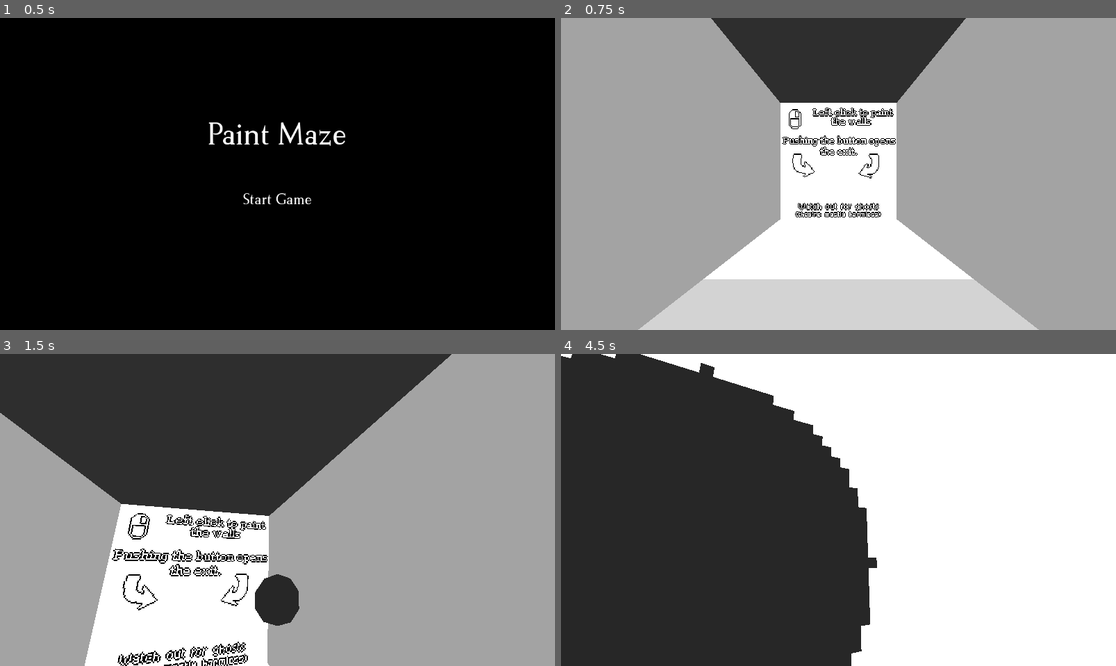
Above: before the commit, frames 1-4 (two rows, left to right).
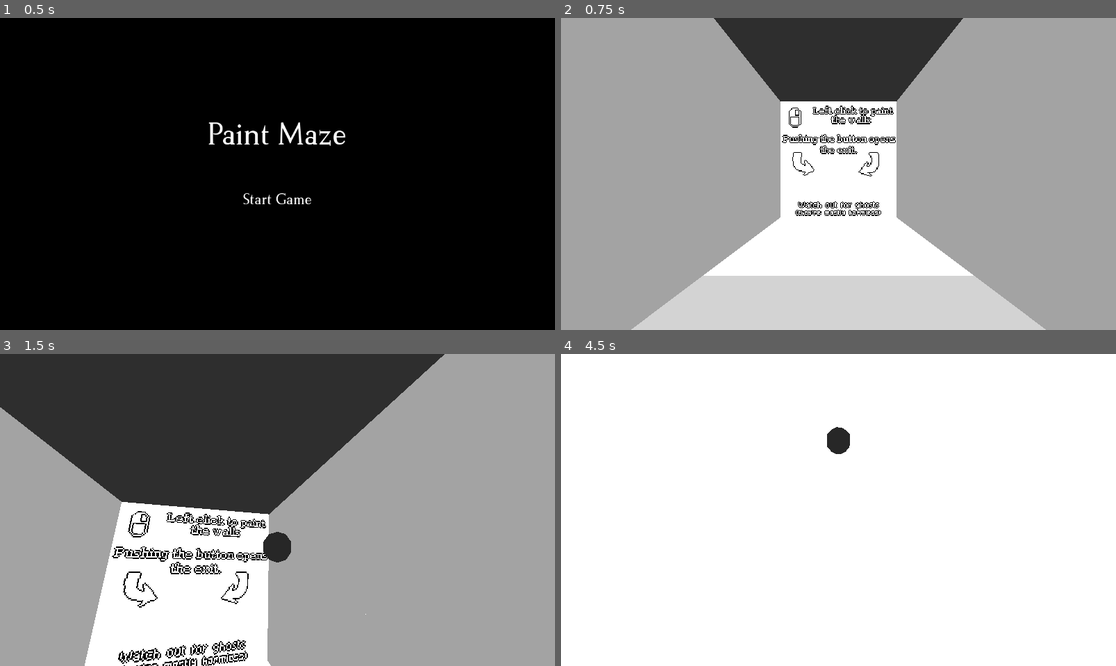
Above: after the commit, the same moments.

Repository: Allinius/paint-maze
Game: Godot game, scene res://scenes/main.tscn
Two runs of this game, one before a commit and one after it. Both use one fixed random seed, a clock stepped at 60 frames per second and the inputs below. Sound files missing from this copy of the repository are replaced by a short silence.
Inputs (mouse positions are in pixels of both pictures, inside the frame that each line leads up to):
- Up to frame 1 (0.5 s): no input
- Up to frame 2 (0.75 s): click "Start Game" at 0.5 s
- Up to frame 3 (1.5 s): tap Enter (ui_accept) at 1.25 s; move the mouse to (305, 510) at 1.27 s; press the mouse at (305, 510) at 1.28 s; hold W (move_forward) from 1.28 s (still down)
- Up to frame 4 (4.5 s): keep holding W (move_forward); tap Enter (ui_accept) at 1.52, 2.27, 3.77, 4.25 s; move the mouse to (810, 510) at 2.02 s; release the mouse at (810, 510) at 2.03 s; click (810, 510) at 2.1 s; move the mouse to (849, 503) at 2.77 s; press the mouse at (849, 503) at 2.78 s; move the mouse to (832, 516) at 3.52 s; release the mouse at (832, 516) at 3.53 s; click (832, 516) at 3.6 s; move the mouse to (877, 513) at 4.27 s; press the mouse at (877, 513) at 4.28 s

Frame 1 is identical in both runs. In frame 2, 2.5% of the frame differs, in the area x 12-88%, y 0-100%; in frame 3, 4.2%; in frame 4, 49%, in the area x 0-57%, y 0-100%.

Commit message:
add secret to last level, prevent enemies from spawning on top of player + tweaks

Diff:
--- a/project.godot
+++ b/project.godot
@@ -38,6 +38,7 @@
 , Object(InputEventJoypadButton,"resource_local_to_scene":false,"resource_name":"","device":-1,"button_index":1,"pressure":0.0,"pressed":true,"script":null)
 , Object(InputEventKey,"resource_local_to_scene":false,"resource_name":"","device":-1,"window_id":0,"alt_pressed":false …(186 unchanged characters)…
 , Object(InputEventMouseButton,"resource_local_to_scene":false,"resource_name":"","device":-1,"window_id":0,"alt_presse …(244 unchanged characters)…
+, Object(InputEventJoypadButton,"resource_local_to_scene":false,"resource_name":"","device":-1,"button_index":6,"pressure":0.0,"pressed":true,"script":null)
 ]
 }
 move_forward={
--- a/scenes/paint_blob.tscn
+++ b/scenes/paint_blob.tscn
@@ -7,6 +7,7 @@
 rings = 4
 
 [sub_resource type="StandardMaterial3D" id="StandardMaterial3D_ep4i8"]
+resource_local_to_scene = true
 
 [sub_resource type="SphereShape3D" id="SphereShape3D_612pj"]
 
--- a/scripts/enemy.gd
+++ b/scripts/enemy.gd
@@ -14,7 +14,10 @@
 @export var health := 3
 @export var explode_blobs_count := 15
 @export var explode_force := 10.0
-@export var explode_blob_splash_radius = 3.0
+@export var explode_blob_splash_radius = 2.0
+@export var default_explode_color = Color.WHITE
+@export var explode_color = Color.BLACK
+
 
 var navigating := true
 var direction: Vector3
@@ -89,12 +92,9 @@
 	explode_audio_stream.pitch_scale = randf_range(0.9, 1.1)
 	explode_audio_stream.play()
 
-	var blob_color = Color.BLACK
-	#var blob_color = Color.from_hsv(randf(), 1.0, 1.0)
 	for i in range(explode_blobs_count):
 		var blob: PaintBlob = PAINT_BLOB.instantiate()
-		blob.color = Color.BLACK if health <= 0 else Color.WHITE
-		blob.color = blob_color if health <= 0 else Color.WHITE
+		blob.color = explode_color if health <= 0 else default_explode_color
 		blob.splash_radius = explode_blob_splash_radius
 		blob.position = Vector3(position.x, position.y + 1.5, position.z)
 		blob.apply_impulse(explode_force * Global.random_direction_3d(), Vector3.ZERO)
--- a/scripts/enemy_spawner.gd
+++ b/scripts/enemy_spawner.gd
@@ -5,7 +5,8 @@
 const MAX_HEIGHT = 3.9
 const MAX_ENEMY_COUNT = 10
 const MIN_SPAWN_INTERVAL = 5.0
-const MAX_SPAWN_INTERVAL = 20.0
+const MAX_SPAWN_INTERVAL = 5
+const MIN_PLAYER_DISTANCE = 8.0
 
 var splat_positions: Array[Vector3] = []
 var painted_amount = 0
@@ -42,9 +43,20 @@
 func spawn_enemy() -> void:
 	if splat_positions.size() == 0 || enemy_count >= MAX_ENEMY_COUNT:
 		return
+	var player_pos = Global.player.global_position
 	var spawn_pos = splat_positions[randi() % splat_positions.size()]
+
+	# reroll position if needed
+	var rerolls = 0
+	if spawn_pos.distance_to(player_pos) < MIN_PLAYER_DISTANCE || rerolls > 10:
+		spawn_pos = splat_positions[randi() % splat_positions.size()]
+		rerolls += 1
+	if spawn_pos.distance_to(player_pos) < MIN_PLAYER_DISTANCE:
+		return
+	print(spawn_pos.distance_to(player_pos))
 	var enemy = ENEMY.instantiate()
 	enemy.position = Vector3(spawn_pos.x, spawn_pos.y - 2, spawn_pos.z)
+	enemy.explode_color = Color.from_hsv(randf(), 1.0, 1.0) if Global.current_level == Global.level_sizes.size() - 1 else Color.BLACK
 	add_child(enemy)
 	enemy_count += 1
 
--- a/scripts/global.gd
+++ b/scripts/global.gd
@@ -2,8 +2,10 @@
 
 var look_sensitivity := 0.005
 var player: Player
-var level_sizes: Array[int] = [7, 9, 13, 17, 21, 25, 31]
+#var level_sizes: Array[int] = [7, 9, 13, 17, 21, 25, 31]
+var level_sizes: Array[int] = [31]
 var level_scores: Array[float] = []
+var current_level: int
 
 var subscribers: Dictionary[String, Array] = {}
 
--- a/scripts/main.gd
+++ b/scripts/main.gd
@@ -12,6 +12,13 @@
 # custom boot screen
 # loading screen
 
+# add level 7 secret
+# adjust explosions
+# prevent ghosts spawning on top of player
+# TODO making white off-white
+# TODO try irregular shapes
+# TODO save progress
+
 const MAZE_GENERATOR = preload("uid://dnll2ejxt2cip")
 const LEVEL_BUTTON = preload("uid://csmltqkxrnkx7")
 
@@ -25,7 +32,6 @@
 
 var segment_start_time = 0.0
 var level_time := 0.0
-var current_level: int
 
 func _ready() -> void:
 	Global.subscribe("GAME_PAUSE", _on_pause_event)
@@ -37,10 +43,11 @@
 	loading_screen.show()
 	await get_tree().create_timer(0.05).timeout
 
-	current_level = level
+	Global.current_level = level
 	maze_generator = MAZE_GENERATOR.instantiate()
 	add_child(maze_generator)
 	move_child(maze_generator, 0)
+
 	maze_generator.create(Global.level_sizes[level], Global.level_sizes[level])
 
 	title_screen.hide()
@@ -64,7 +71,7 @@
 	end_screen.hide()
 	get_tree().paused = false
 	maze_generator.queue_free()
-	start(current_level + 1)
+	start(Global.current_level + 1)
 
 func _on_title_button_pressed() -> void:
 	title_screen.show()
@@ -72,6 +79,7 @@
 	end_screen.hide()
 	get_tree().paused = false
 	maze_generator.queue_free()
+	Global.current_level = -1
 
 func _on_pause_event():
 	level_time += Time.get_ticks_msec() - segment_start_time
@@ -86,9 +94,10 @@
 func _on_game_end_event():
 	level_time += Time.get_ticks_msec() - segment_start_time
 	end_screen.find_child("ScoreLabel").text = "Time: " + str(level_time / 1000.0) + "s"
-	Global.update_score(current_level, level_time)
+	Global.update_score(Global.current_level, level_time)
 
-	if current_level < Global.level_sizes.size() - 1:
+	if Global.current_level < Global.level_sizes.size() - 1:
+		# last level
 		end_screen.find_child("CongratsLabel").text = "You made it out!"
 		end_screen.find_child("NextLevelButton").show()
 	else:
@@ -97,21 +106,6 @@
 
 	end_screen.show()
 	get_tree().paused = true
-
-func update_level_screen2():
-	var buttons := level_screen.get_child(0).get_child(1).get_children()
-
-	for level in range(buttons.size()):
-		var button = buttons[level]
-		var time_label = button.get_child(0)
-		time_label.text = ""
-		if Global.level_scores.size() > level:
-			time_label.text = str(Global.level_scores[level] / 1000) + "s"
-			button.show()
-		elif Global.level_scores.size() == level:
-			button.show()
-		else:
-			button.hide()
 
 func update_level_screen():
 	var buttons_container := level_screen.get_child(0).get_child(1)
--- a/scripts/paintable_plane.gd
+++ b/scripts/paintable_plane.gd
@@ -20,14 +20,8 @@
 
 
 func init_mesh():
-	#var mesh := PlaneMesh.new()
-	#mesh.size = plane_size
-	#mesh_instance.mesh = mesh
 	mesh_instance.mesh.size = plane_size
-
-	#var collision_box: BoxShape3D = BoxShape3D.new()
-	collision_shape.shape.size = Vector3(plane_size.x, 0.1, plane_size.y)
-	#collision_shape.shape = collision_box
+	collision_shape.shape.size = Vector3(plane_size.x, collision_shape.shape.size.y, plane_size.y)
 
 func init_texture():
 	image = Image.create(texture_size.x, texture_size.y, false, Image.FORMAT_RGBA8)
@@ -65,25 +59,23 @@
 
 	paint_uv(uv, get_pixel_radius(radius), color)
 
-func paint_uv(uv: Vector2, radius: float, color: Color):
+func paint_uv(uv: Vector2, radius: int, color: Color):
 	var x = int(uv.x * texture_size.x)
 	var y = int((1.0 - uv.y) * texture_size.y)
-	var r = int(radius)
-	var r_sq = radius * radius
+	var radius_sq = radius * radius
 
 	# check if circle out of bounds
-	if x + r < 0 || x - r >= texture_size.x || y + r < 0 || y - r >= texture_size.y:
+	if x + radius < 0 || x - radius >= texture_size.x || y + radius < 0 || y - radius >= texture_size.y:
 		return
 
-	for j in range(-r, r + 1):
-		var py = y + j
+	for dy in range(-radius, radius + 1):
+		var py = y + dy
+		# clip vertically to texture bounds
 		if py < 0 || py >= texture_size.y:
 			continue
-		var dy_sq = j * j
-		if dy_sq > r_sq:
-			continue
 
-		var dx = int(sqrt(r_sq - dy_sq))
+		var dy_sq = dy * dy
+		var dx = int(sqrt(radius_sq - dy_sq))
 		var start_x = x - dx
 		var end_x = x + dx
 
@@ -97,10 +89,6 @@
 
 	image_texture.update(image)
 
-func will_paint(uv: Vector2, radius: float):
-	var uvrad = Vector2(radius / texture_size.x, radius / texture_size.y)
-	return uv.x >= -uvrad.x && uv.x <= 1 + uvrad.x && uv.y >= -uvrad.y && uv.y <= 1 + uvrad.y
-
-func get_pixel_radius(unit_radius: float):
+func get_pixel_radius(unit_radius: float) -> int:
 	var pixel_in_units = plane_size.x / texture_size.x
 	return floor(unit_radius / pixel_in_units)
--- a/scripts/player.gd
+++ b/scripts/player.gd
@@ -101,7 +101,7 @@
 	var blob: RigidBody3D = PAINT_BLOB.instantiate()
 	var look_basis = (head.basis * camera.basis)
 	var throw_direction = -look_basis.rotated(look_basis.x, deg_to_rad(THROW_ANGLE)).z
-	blob.position = position
+	blob.position = position + throw_direction * 0.5
 	blob.splash_radius = blob_splash_radius
 	blob.apply_impulse(THROW_FORCE * throw_direction, Vector3.ZERO)
 	get_parent().add_child(blob)
Not shown, changed: export_presets.cfg
